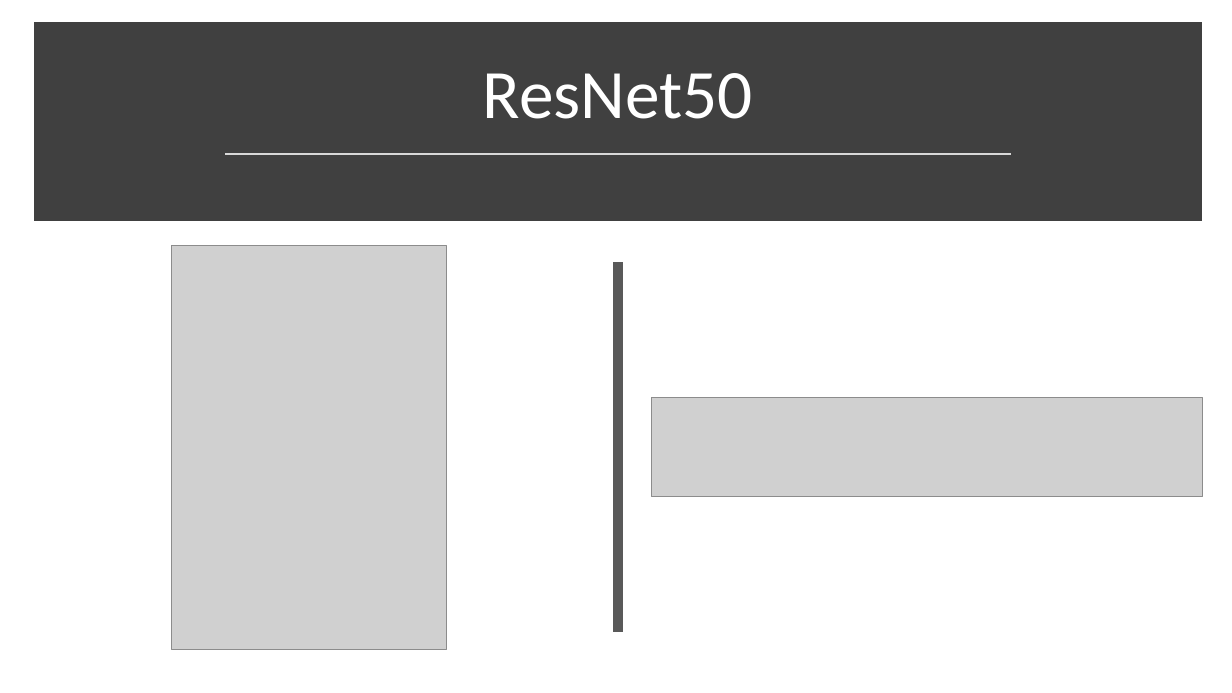
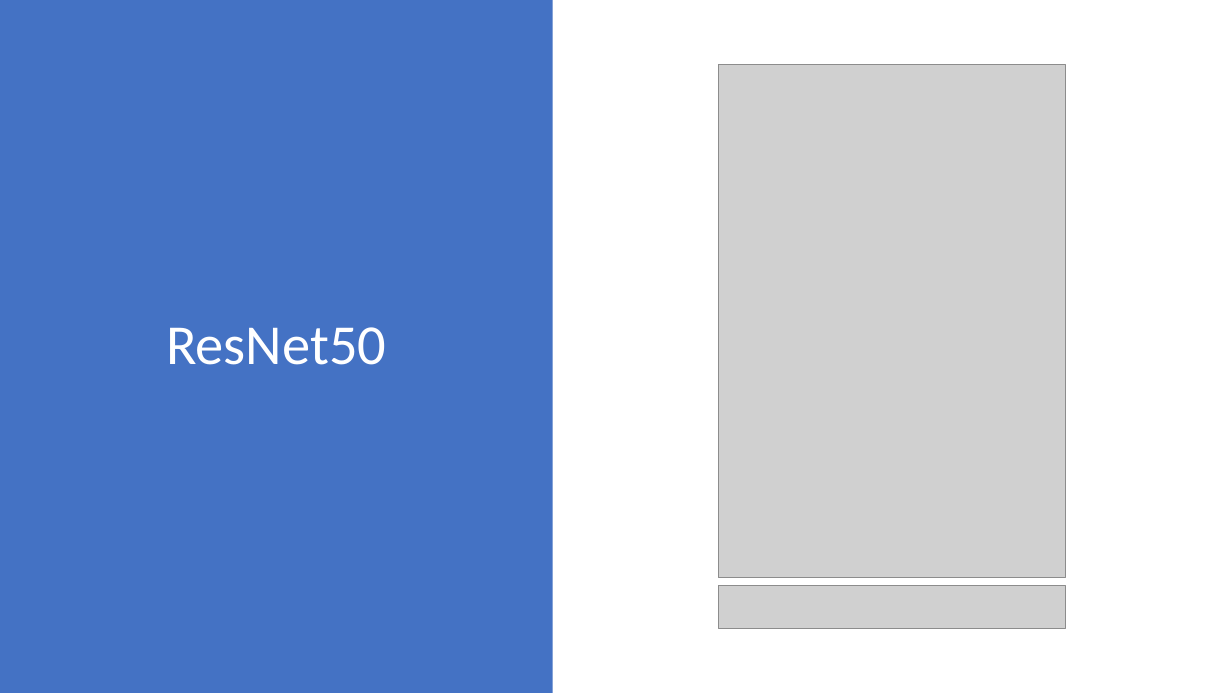
Before and after one commit to Sebercheres/Deep_Learning_Final_Project, a slide deck: slide 21 of Brain MRI Images for Brain Tumor Detection.pptx (slide 14 before the commit). Drawn at 1232x693 pixels with LibreOffice and Linux fonts; fonts in the diff are those of the drawing; grey boxes stand for pictures. Boxes give left, top, right and bottom in pixels: in the first picture for what was removed or moved away, otherwise in the second. Text is boxed around its words. In the diff, an @@ line names an element or a change of style, - is before the commit and + after.

```diff
--- a/Brain MRI Images for Brain Tumor Detection.pptx
+++ b/Brain MRI Images for Brain Tumor Detection.pptx
@@ rectangle added at <box>0,0,553,693</box>, fill #4472C4 @@
@@ rectangle removed at <box>40,29,1196,215</box> @@
@@ title "ResNet50": place and size @@
-title "ResNet50" at <box>483,73,753,119</box>
+title "ResNet50" at <box>166,327,386,365</box>
@@ title "ResNet50" at <box>166,327,386,365</box>: size 54 to 44 pt; vertical alignment bottom to middle @@
@@ picture added at <box>719,65,1066,579</box> @@
@@ line removed from (226, 153) to (1011, 153) @@
@@ picture removed at <box>172,245,446,649</box> @@
@@ line removed from (618, 262) to (618, 632) @@
@@ picture removed at <box>652,397,1203,496</box> @@
@@ picture added at <box>719,585,1066,628</box> @@
```
Also in this commit, not shown: 2 other slides changed, 13 slides added, 1 other file.
